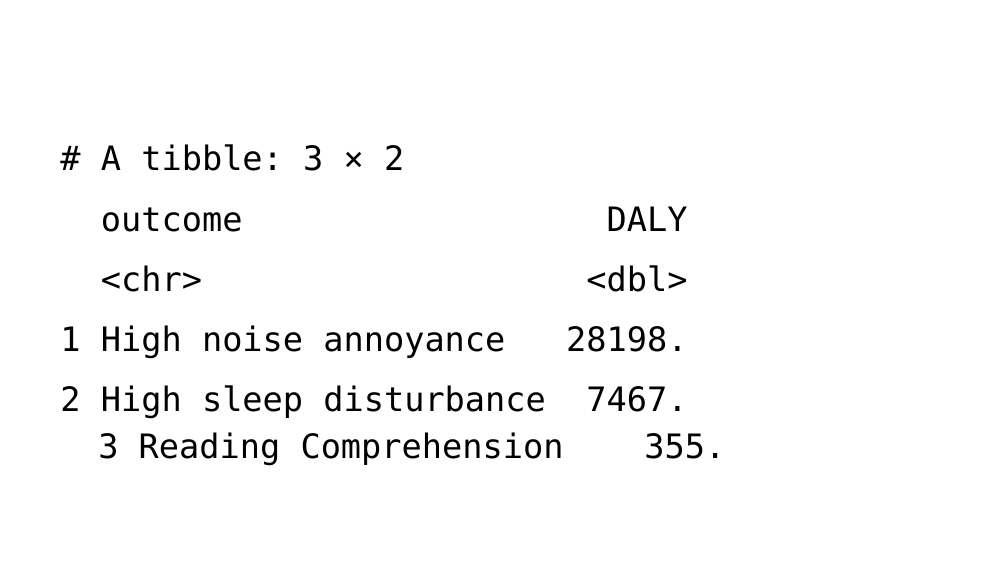
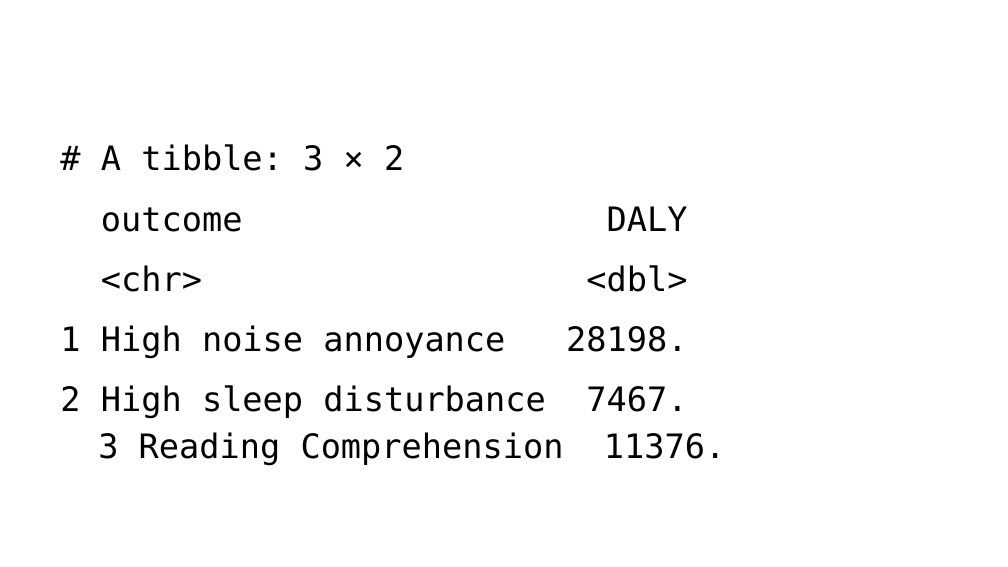
Before and after one commit to Ma-Loma/END2DALY, a slide deck: slide 11 of 03_burden_calculations.pptx (slide 10 before the commit). Drawn at 1008x567 pixels with LibreOffice and Linux fonts; fonts in the diff are those of the drawing. Boxes give left, top, right and bottom in pixels: in the first picture for what was removed or moved away, otherwise in the second. Text is boxed around its words. In the diff, an @@ line names an element or a change of style, - is before the commit and + after.

```diff
--- a/03_burden_calculations.pptx
+++ b/03_burden_calculations.pptx
@@ text at bbox=[60, 144, 725, 465]: text changed @@
-# A tibble: 3 × 2
-outcome DALY
-<chr> <dbl>
-1 High noise annoyance 28198.
-2 High sleep disturbance 7467.
-3 Reading Comprehension 355.
+# A tibble: 3 × 2
+outcome DALY
+<chr> <dbl>
+1 High noise annoyance 28198.
+2 High sleep disturbance 7467.
+3 Reading Comprehension 11376.
```
Also in this commit, not shown: 3 other slides changed, 1 slide added, 2 other files.
